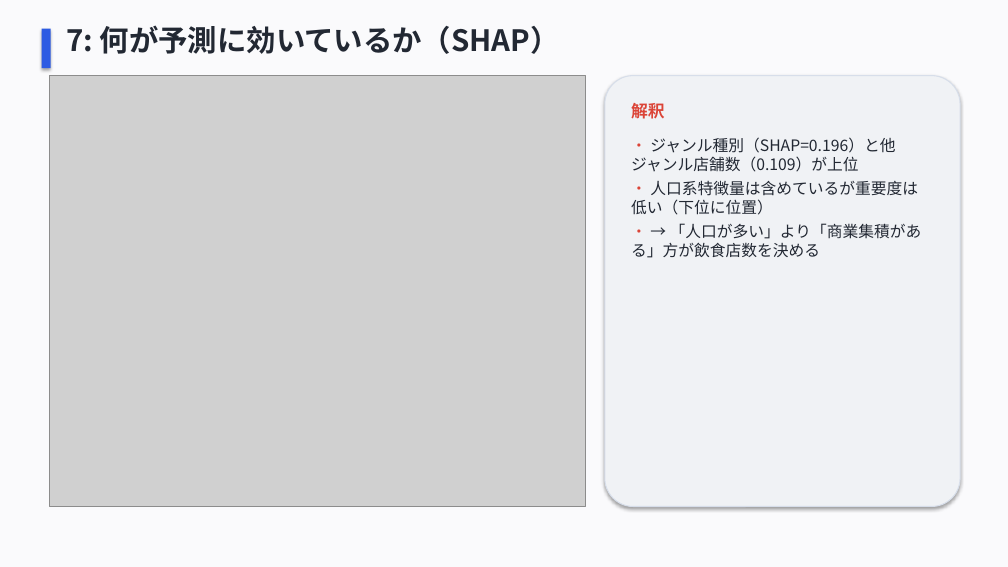
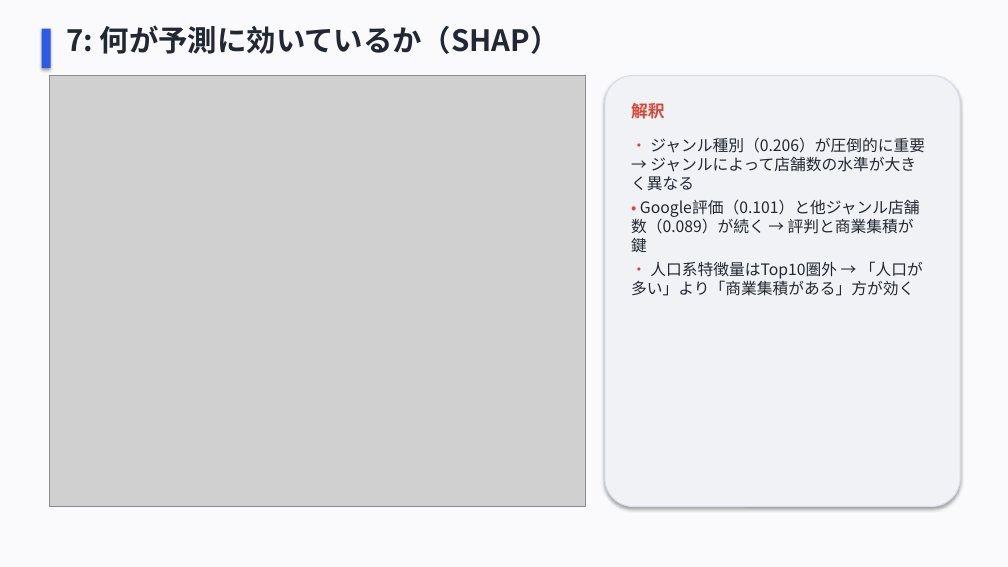
Before and after one commit to HisafumiTakahashi/market_gap_finder, a slide deck: slide 10 of docs/market_gap_finder_presentation.pptx. Drawn at 1008x567 pixels with LibreOffice and Linux fonts; fonts in the diff are those of the drawing; grey boxes stand for pictures. Boxes give left, top, right and bottom in pixels: in the first picture for what was removed or moved away, otherwise in the second. Text is boxed around its words. In the diff, an @@ line names an element or a change of style, - is before the commit and + after.

```diff
--- a/docs/market_gap_finder_presentation.pptx
+++ b/docs/market_gap_finder_presentation.pptx
@@ text at (631,137,925,296): text changed @@
-• ジャンル種別（SHAP=0.196）と他ジャンル店舗数（0.109）が上位
-• 人口系特徴量は含めているが重要度は低い（下位に位置）
-• → 「人口が多い」より「商業集積がある」方が飲食店数を決める
+• ジャンル種別（0.206）が圧倒的に重要 → ジャンルによって店舗数の水準が大きく異なる
+• Google評価（0.101）と他ジャンル店舗数（0.089）が続く → 評判と商業集積が鍵
+• 人口系特徴量はTop10圏外 → 「人口が多い」より「商業集積がある」方が効く
```
Also in this commit, not shown: 2 other files.
